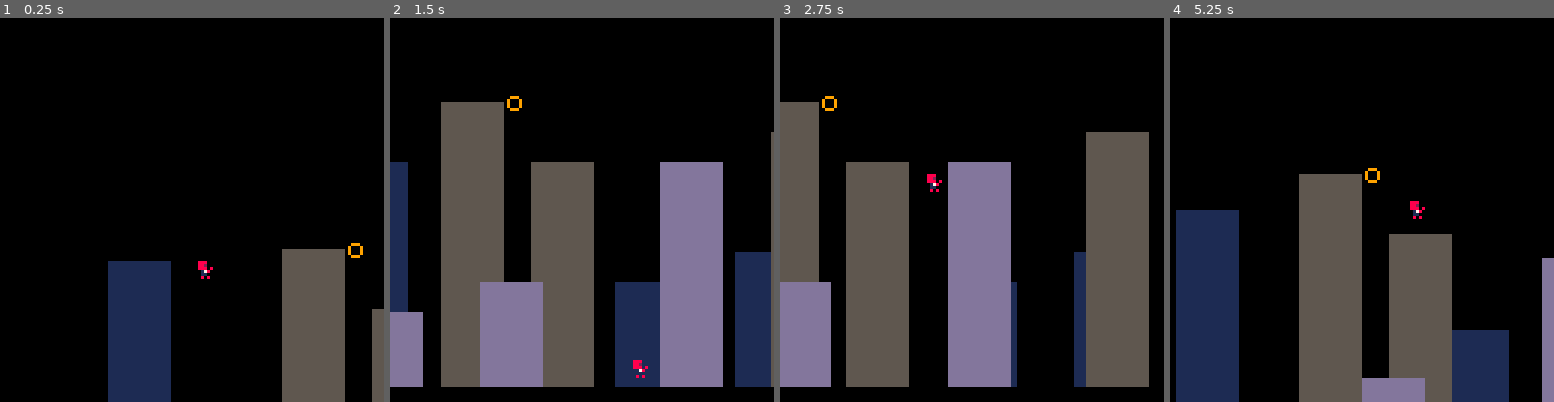
Above: before the commit, frames 1-4 (left to right).
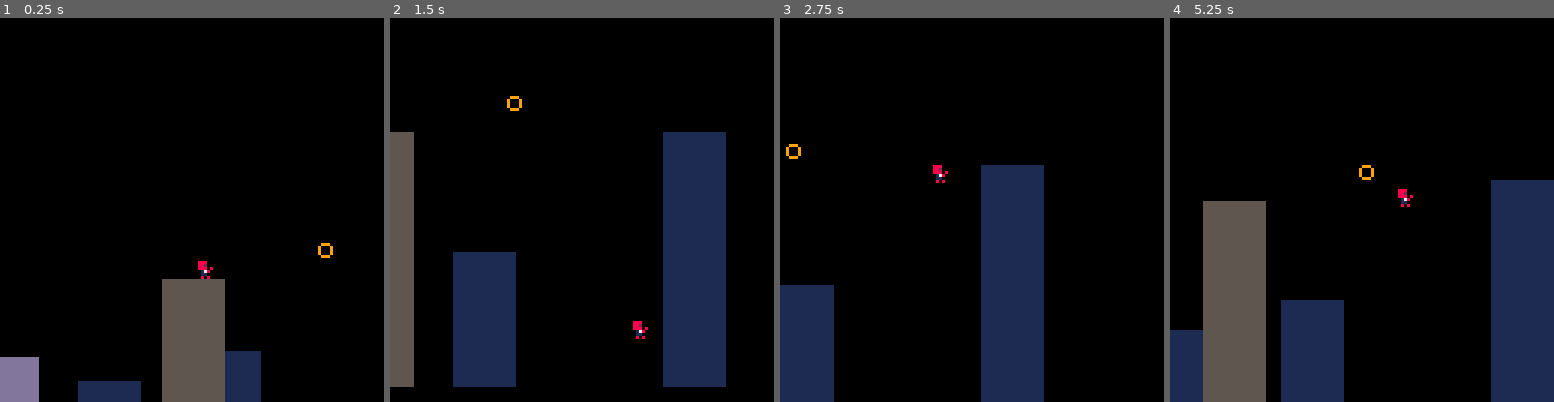
Above: after the commit, the same moments.

Repository: wesen/carts
Game: PICO-8 cartridge games/spiderman/rope.p8
Same seed, same stepped clock (60 frames per second), same inputs: the game is played once before the commit and once after it.
Inputs:
- Up to frame 1 (0.25 s): no input
- Up to frame 2 (1.5 s): tap O (Z key) at 0.7 s
- Up to frame 3 (2.75 s): tap O (Z key) at 1.7, 2.1, 2.5 s
- Up to frame 4 (5.25 s): tap O (Z key) every 0.4 s from 2.9 to 4.9 s

The runs differ from the first frame. In frame 1, 20% of the frame differs, in the area x 0-100%, y 58-100%; in frame 2, 47%, in the area x 0-100%, y 21-97%; in frame 3, 46%; in frame 4, 41%.

Commit message:
Fix rope physics bug where it would snap to tether

Diff:
--- a/games/spiderman/player.lua
+++ b/games/spiderman/player.lua
@@ -152,11 +152,15 @@
 
   if self.mode!=mode_free then
    if self.mode==mode_pulling and l<normal_tether_length then
+    -- printh("Switch to swinging l "..tostr(l))
     self.mode=mode_swinging
    end
 
    if l>_normal_tether_length then
-    v*=_normal_tether_length/l
+    local _factor=_normal_tether_length/l
+    -- printh("mode "..tostr(self.mode).." normal_tether_length "..tostr(_normal_tether_length))
+    -- printh("resize tether pull by "..tostr(_factor).." l "..tostr(l))
+    v*=_factor
     self.pos=tether.pos+v
     self.spd=self.pos-self.prev
    end
--- a/games/spiderman/rope.lua
+++ b/games/spiderman/rope.lua
@@ -15,8 +15,8 @@
 tethers={}
 
 function _init()
- player=cls_player.init(v2(10,10))
- cls_tether.init(v2(64,28))
+ player=cls_player.init(v2(160,10))
+ cls_tether.init(v2(204,28))
 
  cls_building.init(v2(0,80),row_background)
  cls_building.init(v2(90,40),row_background)
--- a/games/spiderman/rope.p8
+++ b/games/spiderman/rope.p8
@@ -387,11 +387,15 @@
 
   if self.mode!=mode_free then
    if self.mode==mode_pulling and l<normal_tether_length then
+    -- printh("Switch to swinging l "..tostr(l))
     self.mode=mode_swinging
    end
 
    if l>_normal_tether_length then
-    v*=_normal_tether_length/l
+    local _factor=_normal_tether_length/l
+    -- printh("mode "..tostr(self.mode).." normal_tether_length "..tostr(_normal_tether_length))
+    -- printh("resize tether pull by "..tostr(_factor).." l "..tostr(l))
+    v*=_factor
     self.pos=tether.pos+v
     self.spd=self.pos-self.prev
    end
@@ -525,8 +529,8 @@
 tethers={}
 
 function _init()
- player=cls_player.init(v2(10,10))
- cls_tether.init(v2(64,28))
+ player=cls_player.init(v2(160,10))
+ cls_tether.init(v2(204,28))
 
  cls_building.init(v2(0,80),row_background)
  cls_building.init(v2(90,40),row_background)
